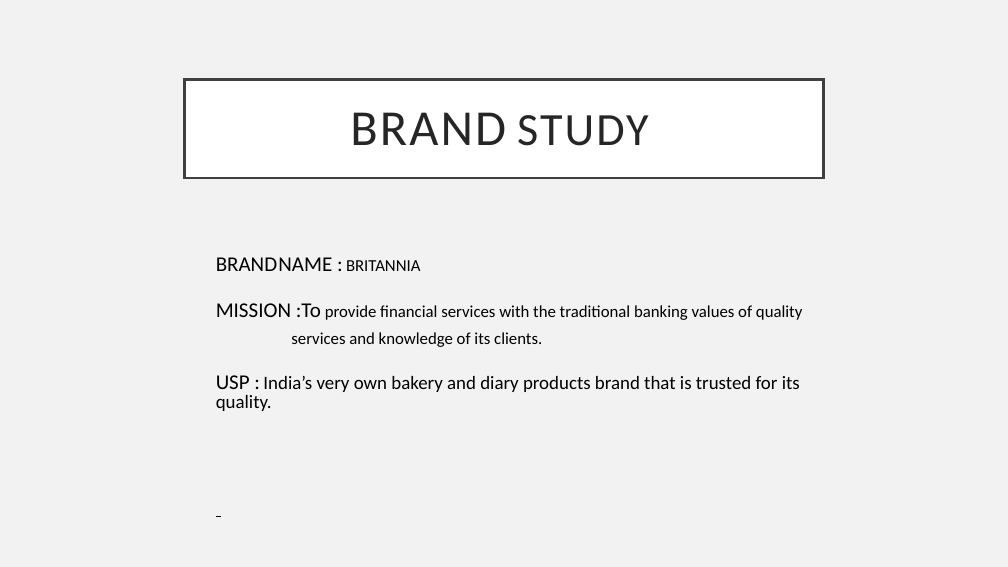
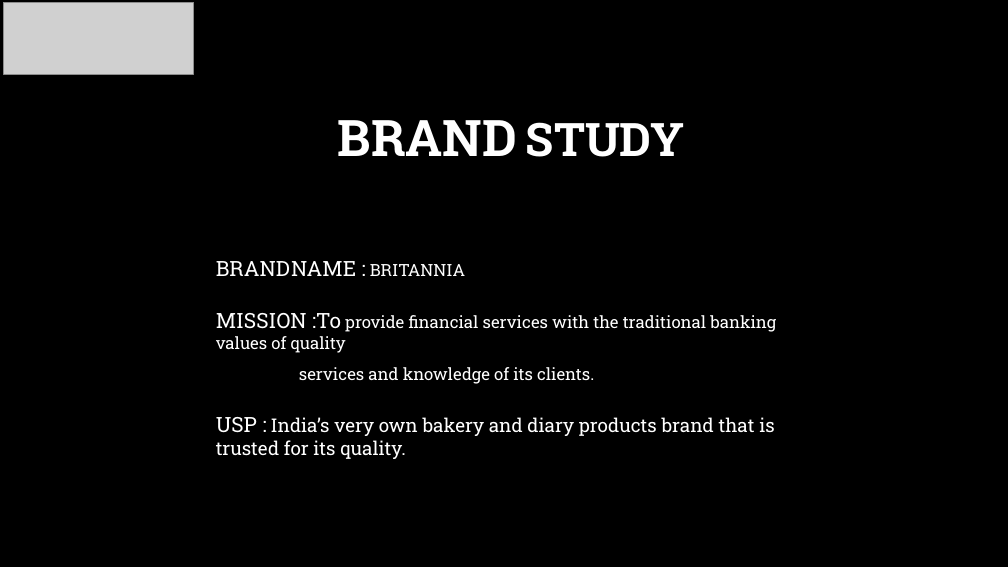
Before and after one commit to Sharfrajhyderbasha/digital-marketing-phase-2--britannia, a slide deck: slide 2 of BRITANNIA_PPT[2] susa sharfraj 1.pptx. Drawn at 1008x567 pixels with LibreOffice and Linux fonts; fonts in the diff are those of the drawing; grey boxes stand for pictures; background and template pictures are left out. Boxes give left, top, right and bottom in pixels: in the first picture for what was removed or moved away, otherwise in the second. Text is boxed around its words. In the diff, an @@ line names an element or a change of style, - is before the commit and + after.

```diff
--- a/BRITANNIA_PPT[2] susa sharfraj 1.pptx
+++ b/BRITANNIA_PPT[2] susa sharfraj 1.pptx
@@ background #F2F2F2 to picture (left out) @@
@@ picture added at <box>3,2,194,74</box> @@
@@ title "BRAND STUDY": place and size @@
-title "BRAND STUDY" at <box>185,79,823,178</box>
+title "BRAND STUDY" at <box>338,120,685,157</box>
@@ title "BRAND STUDY" at <box>338,120,685,157</box>: font Calibri to Roboto Slab, text colour #262626 to #FFFFFF, letter spacing 2 to 0 pt, bold on; fill #FFFFFF to none; outline #404040 2.5 pt to none @@
@@ text "BRAND NAME : BRITANNIA" at <box>216,261,776,459</box>: font Calibri to Roboto Slab, text colour #000000 to #FFFFFF; line spacing 0.8 to 1 @@
```
Also in this commit, not shown: 14 other slides changed, 2 slides added, 1 slide removed.
